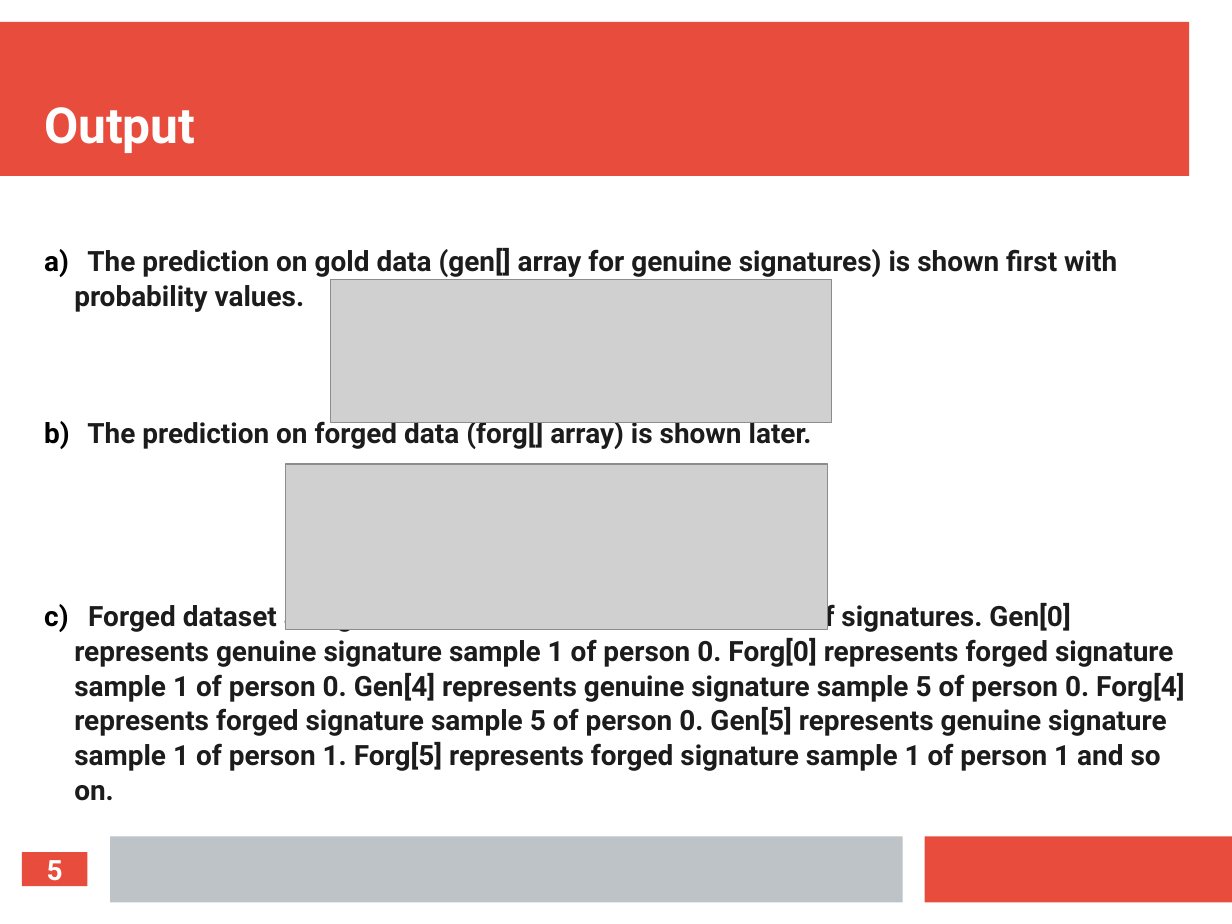
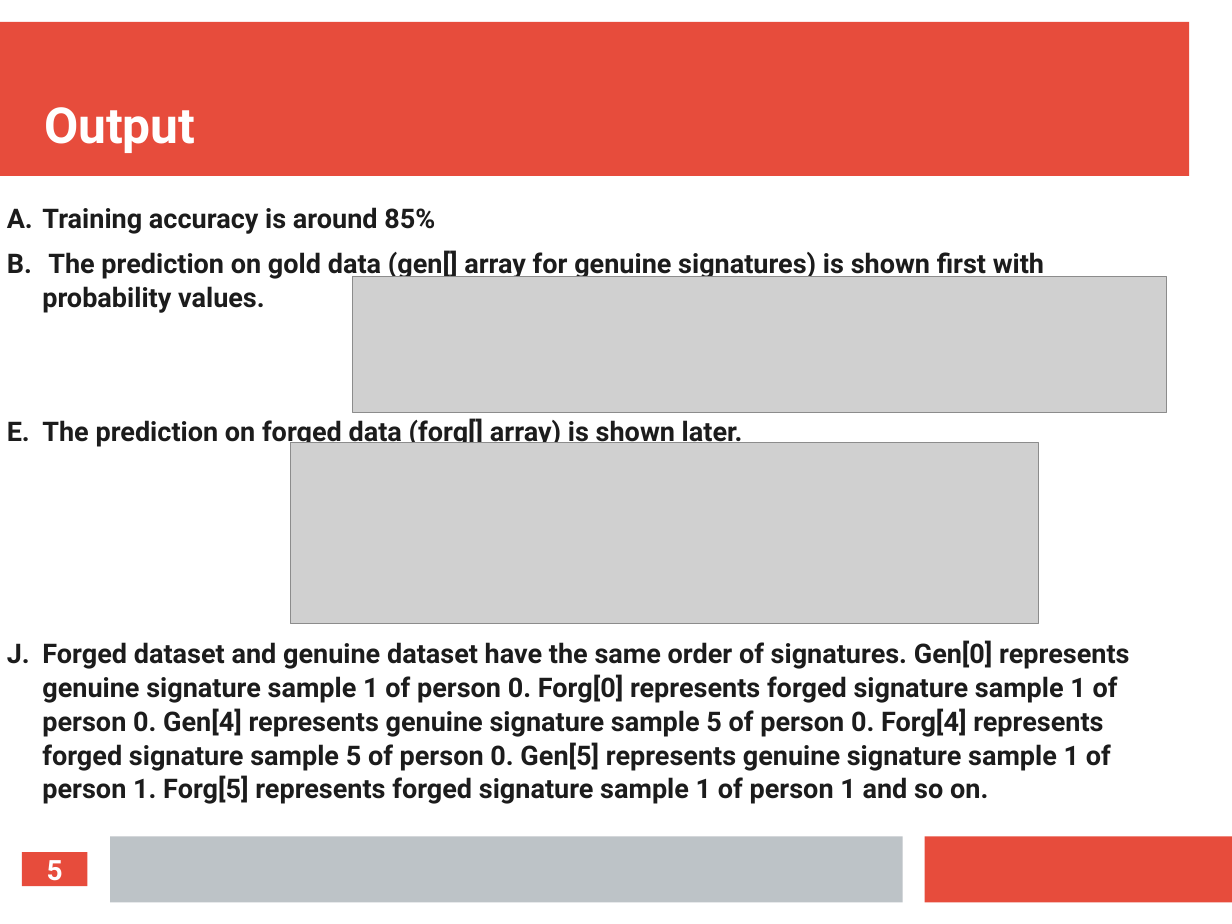
Before and after one commit to royarpan/aihack, a slide deck: slide 5 of aihack.pptx. Drawn at 1232x924 pixels with LibreOffice and Linux fonts; fonts in the diff are those of the drawing; grey boxes stand for pictures. Boxes give left, top, right and bottom in pixels: in the first picture for what was removed or moved away, otherwise in the second. Text is boxed around its words. In the diff, an @@ line names an element or a change of style, - is before the commit and + after.

```diff
--- a/aihack.pptx
+++ b/aihack.pptx
@@ subtitle "Training accuracy is around 85%": place and size @@
-subtitle "Training accuracy is around 85%" at [74,248,1184,801]
+subtitle "Training accuracy is around 85%" at [42,207,1129,804]
@@ subtitle at [42,207,435,234]: paragraph added @@
+A. Training accuracy is around 85%
@@ subtitle at [42,250,1129,804]: size 18 to 17.4 pt; bullet a) to A. @@
@@ picture: place and size @@
-picture at [330,280,831,423]
+picture at [352,276,1167,413]
@@ picture: place and size @@
-picture at [285,464,828,630]
+picture at [291,443,1038,624]
```
Also in this commit, not shown: 5 other slides changed.
